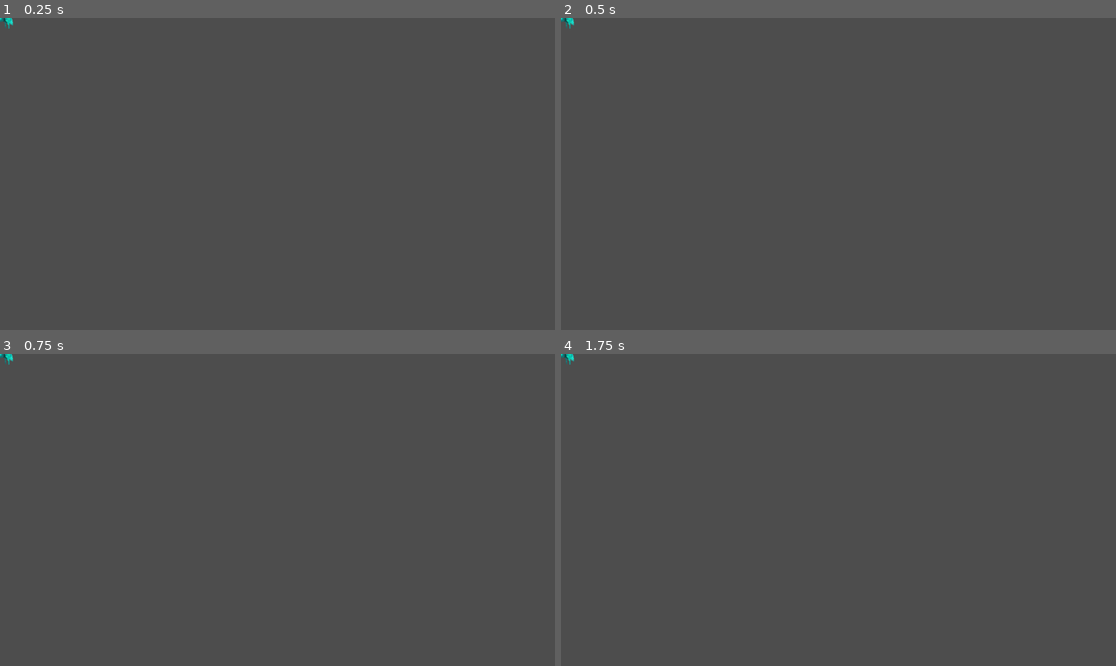
Above: before the commit, frames 1-4 (two rows, left to right).
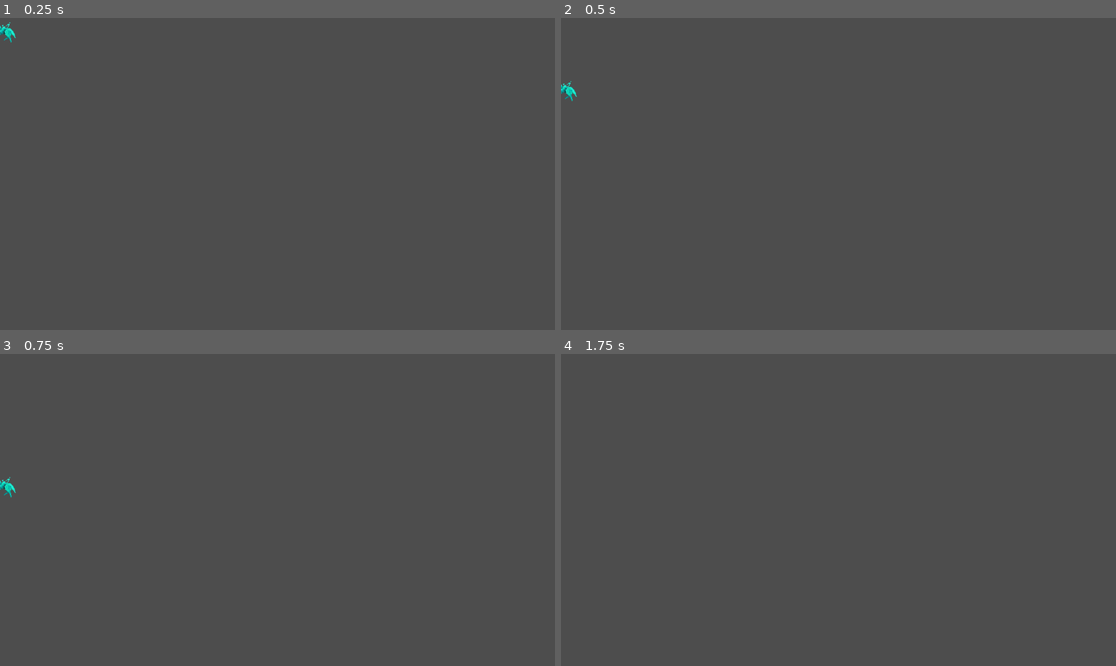
Above: after the commit, the same moments.

Repository: raptorettes/Hornze
Game: Godot game, scene res://scenes/horse.tscn
Two runs of this game, one before a commit and one after it. Both use one fixed random seed, a clock stepped at 60 frames per second and the inputs below. The project has no main scene, so this scene is started directly.
Inputs (mouse positions are in pixels of both pictures, inside the frame that each line leads up to):
- Up to frame 1 (0.25 s): no input
- Up to frame 2 (0.5 s): no input
- Up to frame 3 (0.75 s): move the mouse to (399, 494) at 0.52 s
- Up to frame 4 (1.75 s): move the mouse to (727, 525) at 1.27 s

The runs differ from the first frame. In frame 1, 0.1% of the frame differs, in the area x 0-3%, y 0-8%; in frame 2, 0.1%, in the area x 0-3%, y 0-27%; in frame 3, 0.1%; in frame 4, less than 0.1%.
Error before the commit: Invalid access to property or key 'scale' on a base object of type 'Nil'. (res://UltimatePlatformerController.gd:201)

Commit message:
adjusted horse

Diff:
--- a/scenes/horse.tscn
+++ b/scenes/horse.tscn
@@ -1,7 +1,198 @@
 [gd_scene format=3 uid="uid://dxm1vn1flkk7s"]
 
 [ext_resource type="Script" uid="uid://ccl7k6d7g7ksk" path="res://UltimatePlatformerController.gd" id="1_7j5lf"]
+[ext_resource type="Texture2D" uid="uid://csjfe0c8rkiuw" path="res://assets/HorseIdle.png" id="2_fjee1"]
 [ext_resource type="Texture2D" uid="uid://g70br1jfydpm" path="res://assets/GhostHorseSpriteSheet.png" id="2_lpili"]
+[ext_resource type="Texture2D" uid="uid://dd6sewuv7aist" path="res://assets/horseJump.png" id="3_pkxfc"]
+[ext_resource type="Texture2D" uid="uid://d0uy4aerfhdtq" path="res://assets/HorseRun.png" id="4_gl1uc"]
+[ext_resource type="Texture2D" uid="uid://58wj5oooiutr" path="res://assets/HorseWalk.png" id="5_e0gb1"]
+
+[sub_resource type="AtlasTexture" id="AtlasTexture_6rl12"]
+atlas = ExtResource("2_fjee1")
+region = Rect2(0, 0, 75, 64)
+
+[sub_resource type="AtlasTexture" id="AtlasTexture_0oyf6"]
+atlas = ExtResource("2_fjee1")
+region = Rect2(75, 0, 75, 64)
+
+[sub_resource type="AtlasTexture" id="AtlasTexture_3l1kl"]
+atlas = ExtResource("2_fjee1")
+region = Rect2(150, 0, 75, 64)
+
+[sub_resource type="AtlasTexture" id="AtlasTexture_ph6uu"]
+atlas = ExtResource("2_fjee1")
+region = Rect2(225, 0, 75, 64)
+
+[sub_resource type="AtlasTexture" id="AtlasTexture_iiq8v"]
+atlas = ExtResource("3_pkxfc")
+region = Rect2(0, 0, 75, 64)
+
+[sub_resource type="AtlasTexture" id="AtlasTexture_2bpse"]
+atlas = ExtResource("3_pkxfc")
+region = Rect2(75, 0, 75, 64)
+
+[sub_resource type="AtlasTexture" id="AtlasTexture_geir4"]
+atlas = ExtResource("3_pkxfc")
+region = Rect2(150, 0, 75, 64)
+
+[sub_resource type="AtlasTexture" id="AtlasTexture_s1hhm"]
+atlas = ExtResource("3_pkxfc")
+region = Rect2(225, 0, 75, 64)
+
+[sub_resource type="AtlasTexture" id="AtlasTexture_x583s"]
+atlas = ExtResource("3_pkxfc")
+region = Rect2(300, 0, 75, 64)
+
+[sub_resource type="AtlasTexture" id="AtlasTexture_by335"]
+atlas = ExtResource("3_pkxfc")
+region = Rect2(375, 0, 75, 64)
+
+[sub_resource type="AtlasTexture" id="AtlasTexture_ibmbh"]
+atlas = ExtResource("4_gl1uc")
+region = Rect2(0, 0, 75, 64)
+
+[sub_resource type="AtlasTexture" id="AtlasTexture_ni51p"]
+atlas = ExtResource("4_gl1uc")
+region = Rect2(75, 0, 75, 64)
+
+[sub_resource type="AtlasTexture" id="AtlasTexture_fesdn"]
+atlas = ExtResource("4_gl1uc")
+region = Rect2(150, 0, 75, 64)
+
+[sub_resource type="AtlasTexture" id="AtlasTexture_d58nw"]
+atlas = ExtResource("4_gl1uc")
+region = Rect2(225, 0, 75, 64)
+
+[sub_resource type="AtlasTexture" id="AtlasTexture_v8c4r"]
+atlas = ExtResource("4_gl1uc")
+region = Rect2(300, 0, 75, 64)
+
+[sub_resource type="AtlasTexture" id="AtlasTexture_ocrmd"]
+atlas = ExtResource("4_gl1uc")
+region = Rect2(375, 0, 75, 64)
+
+[sub_resource type="AtlasTexture" id="AtlasTexture_t8eqm"]
+atlas = ExtResource("4_gl1uc")
+region = Rect2(450, 0, 75, 64)
+
+[sub_resource type="AtlasTexture" id="AtlasTexture_2mgii"]
+atlas = ExtResource("5_e0gb1")
+region = Rect2(0, 0, 64, 64)
+
+[sub_resource type="AtlasTexture" id="AtlasTexture_1h7do"]
+atlas = ExtResource("5_e0gb1")
+region = Rect2(64, 0, 64, 64)
+
+[sub_resource type="AtlasTexture" id="AtlasTexture_pdk6a"]
+atlas = ExtResource("5_e0gb1")
+region = Rect2(128, 0, 64, 64)
+
+[sub_resource type="AtlasTexture" id="AtlasTexture_hnpgf"]
+atlas = ExtResource("5_e0gb1")
+region = Rect2(192, 0, 64, 64)
+
+[sub_resource type="AtlasTexture" id="AtlasTexture_k0jqr"]
+atlas = ExtResource("5_e0gb1")
+region = Rect2(256, 0, 64, 64)
+
+[sub_resource type="AtlasTexture" id="AtlasTexture_2dcel"]
+atlas = ExtResource("5_e0gb1")
+region = Rect2(320, 0, 64, 64)
+
+[sub_resource type="SpriteFrames" id="SpriteFrames_vyx2l"]
+animations = [{
+"frames": [{
+"duration": 1.0,
+"texture": SubResource("AtlasTexture_6rl12")
+}, {
+"duration": 1.0,
+"texture": SubResource("AtlasTexture_0oyf6")
+}, {
+"duration": 1.0,
+"texture": SubResource("AtlasTexture_3l1kl")
+}, {
+"duration": 1.0,
+"texture": SubResource("AtlasTexture_ph6uu")
+}],
+"loop": 1,
+"name": &"idle",
+"speed": 10.0
+}, {
+"frames": [{
+"duration": 1.0,
+"texture": SubResource("AtlasTexture_iiq8v")
+}, {
+"duration": 1.0,
+"texture": SubResource("AtlasTexture_2bpse")
+}, {
+"duration": 1.0,
+"texture": SubResource("AtlasTexture_geir4")
+}, {
+"duration": 1.0,
+"texture": SubResource("AtlasTexture_s1hhm")
+}, {
+"duration": 1.0,
+"texture": SubResource("AtlasTexture_x583s")
+}, {
+"duration": 1.0,
+"texture": SubResource("AtlasTexture_by335")
+}],
+"loop": 1,
+"name": &"jump",
+"speed": 10.0
+}, {
+"frames": [{
+"duration": 1.0,
+"texture": SubResource("AtlasTexture_ibmbh")
+}, {
+"duration": 1.0,
+"texture": SubResource("AtlasTexture_ni51p")
+}, {
+"duration": 1.0,
+"texture": SubResource("AtlasTexture_fesdn")
+}, {
+"duration": 1.0,
+"texture": SubResource("AtlasTexture_d58nw")
+}, {
+"duration": 1.0,
+"texture": SubResource("AtlasTexture_v8c4r")
+}, {
+"duration": 1.0,
+"texture": SubResource("AtlasTexture_ocrmd")
+}, {
+"duration": 1.0,
+"texture": SubResource("AtlasTexture_t8eqm")
+}],
+"loop": 1,
+"name": &"run",
+"speed": 10.0
+}, {
+"frames": [{
+"duration": 1.0,
+"texture": SubResource("AtlasTexture_2mgii")
+}, {
+"duration": 1.0,
+"texture": SubResource("AtlasTexture_1h7do")
+}, {
+"duration": 1.0,
+"texture": SubResource("AtlasTexture_pdk6a")
+}, {
+"duration": 1.0,
+"texture": SubResource("AtlasTexture_hnpgf")
+}, {
+"duration": 1.0,
+"texture": SubResource("AtlasTexture_k0jqr")
+}, {
+"duration": 1.0,
+"texture": SubResource("AtlasTexture_2dcel")
+}],
+"loop": 1,
+"name": &"walk",
+"speed": 5.0
+}]
+
+[sub_resource type="RectangleShape2D" id="RectangleShape2D_vok5w"]
+size = Vector2(37, 37.5)
 
 [sub_resource type="Animation" id="Animation_42vyf"]
 length = 0.001
@@ -92,13 +283,32 @@
 &"walk": SubResource("Animation_pkxfc")
 }
 
-[node name="Horse" type="CharacterBody2D" unique_id=357995421]
+[node name="Horse" type="CharacterBody2D" unique_id=357995421 node_paths=PackedStringArray("PlayerSprite", "PlayerCollider")]
 script = ExtResource("1_7j5lf")
+PlayerSprite = NodePath("AnimatedSprite2D")
+PlayerCollider = NodePath("CollisionShape2D")
+jumpHeight = 5.0
+jumps = 3
+wallJump = true
+dashType = 1
+run = true
+jump = true
+idle = true
+walk = true
 metadata/_custom_type_script = "uid://ccl7k6d7g7ksk"
 
+[node name="AnimatedSprite2D" type="AnimatedSprite2D" parent="." unique_id=337392154]
+position = Vector2(1, -22)
+sprite_frames = SubResource("SpriteFrames_vyx2l")
+animation = &"walk"
+
 [node name="CollisionShape2D" type="CollisionShape2D" parent="." unique_id=483050396]
+position = Vector2(0.5, -19.25)
+shape = SubResource("RectangleShape2D_vok5w")
 
 [node name="Sprite2D" type="Sprite2D" parent="." unique_id=1647362708]
+visible = false
+position = Vector2(0.5, -22)
 texture = ExtResource("2_lpili")
 hframes = 7
 vframes = 12
Binary file added: assets/HorseIdle.png
Not shown, added: assets/HorseIdle.png.import
Binary file added: assets/HorseRun.png
Not shown, added: assets/HorseRun.png.import
Binary file added: assets/HorseWalk.png
Not shown, added: assets/HorseWalk.png.import
Binary file added: assets/horseJump.png
Not shown, added: assets/horseJump.png.import
